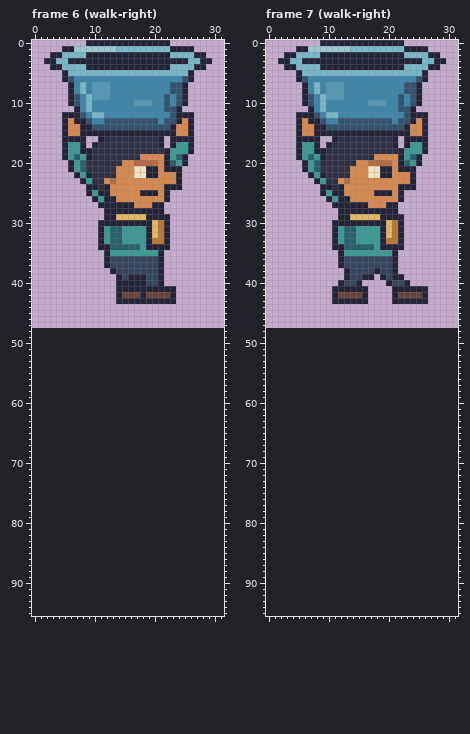
One commit to this pixel-art file: BillusBucket/Assets/Sources/billu-carry.aseprite. Above is the file before it was changed.
32x48 pixels, 24 frames. Shown: frame 6 (walk-right), frame 7 (walk-right). The old version is drawn lined up with the new one, on the new canvas. The commit also changed other frames, which this record leaves out.
The same view after the edit:
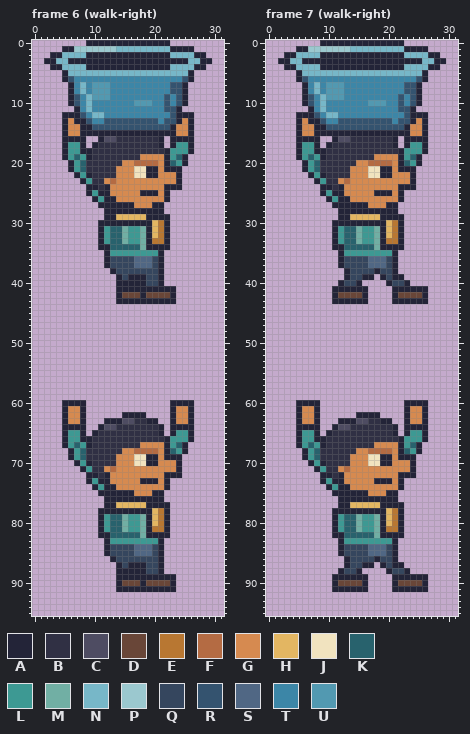
Palette (. is transparent): A #232438  B #303044  C #4e4c62  D #694638  E #b87732  F #b46b43  G #d68a50  H #e3b662  J #f1e3bf  K #28626d  L #3d9993  M #71afa4  N #77b7c8  P #9bc8cf  Q #35465e  R #34536f  S #506784  T #3c86a7  U #5299b1
The exact change:
canvas 32x48 -> 32x96
Changed rows in their new state; - is an unchanged pixel.
Frame 6 (walk-right):
first column x 12:
16 CC
first column x 15:
31 M--M-
32 M--M-
33 M--M-
34 ---M-
36 --SSS
37 --SSS
first column x 5:
60 AAAA--------------AAAA
61 AGGA--------------AGGA
62 AGGA------AAAA----AGGA
63 AGGA---AAACCBBAA--AGGA
64 AAAA--ACCBBBBBBBA-AAAA
65 ALLA-ABBBBBBBBBBA-ALLA
66 ALLAABBBBBBBBBBBBALLLA
67 ALKLABBBBBBBBGGGGALKA-
68 -ALKBBBBBBGGFFFFGAKLA-
69 -ALKBBBBBGGGJJAAGAAA--
70 --ALABBBBGGGJJAAGGGA--
71 ---ALBBGFGGGGGGGGGGA--
72 ----AABAGGGGGGGGGAAA--
73 ----ALAAGGGGGAAAGA----
74 -----ALAAGGGGGGGGA----
75 ------AAAAAAGGGAA-----
76 -------AAAAAAAAAA-----
77 -------AAHHHHHAAAA----
78 ------AAAAAAAAAHEA----
79 ------ALKKMLLMAHEA----
80 ------ALKKMLLMAHEA----
81 ------ALKKMLLMAEEA----
82 ------AAKKKKKMAAAA----
83 -------ALLLLLLLLA-----
84 -------AQQQQSSSQA-----
85 -------AQQQQSSSQA-----
86 --------AQQQQQQQA-----
87 ---------AQAAAQQA-----
88 ---------AAAAAQQA-----
89 ---------AAAAAAAAAA---
90 ---------ADDDADDDDA---
91 ---------AAAAAAAAAA---
Frame 7 (walk-right):
first column x 12:
16 CC
first column x 15:
31 M--M-
32 M--M-
33 M--M-
34 ---M-
36 --SSS
37 --SSS
first column x 5:
60 AAAA--------------AAAA
61 AGGA--------------AGGA
62 AGGA------AAAA----AGGA
63 AGGA---AAACCBBAA--AGGA
64 AAAA--ACCBBBBBBBA-AAAA
65 ALLA-ABBBBBBBBBBA-ALLA
66 ALLAABBBBBBBBBBBBALLLA
67 ALKLABBBBBBBBGGGGALKA-
68 -ALKBBBBBBGGFFFFGAKLA-
69 -ALKBBBBBGGGJJAAGAAA--
70 --ALABBBBGGGJJAAGGGA--
71 ---ALBBGFGGGGGGGGGGA--
72 ----AABAGGGGGGGGGAAA--
73 ----ALAAGGGGGAAAGA----
74 -----ALAAGGGGGGGGA----
75 ------AAAAAAGGGAA-----
76 -------AAAAAAAAAA-----
77 -------AAHHHHHAAAA----
78 ------AAAAAAAAAHEA----
79 ------ALKKMLLMAHEA----
80 ------ALKKMLLMAHEA----
81 ------ALKKMLLMAEEA----
82 ------AAKKKKKMAAAA----
83 -------ALLLLLLLLA-----
84 -------AQQQQSSSQA-----
85 -------AQQQQSSSQA-----
86 --------AQQQQAQQA-----
87 --------AQQAA-AQAA----
88 -------AQQA----AQQA---
89 ------AAAAAA----AAAAAA
90 ------ADDDDA----ADDDDA
91 ------AAAAAA----AAAAAA
Changed places in both pictures, as pixel boxes (x1, y1, x2, y2):
changed: (104, 136, 116, 142)
changed: (122, 226, 152, 268)
added: (62, 400, 194, 592)
changed: (338, 136, 350, 142)
changed: (356, 226, 386, 268)
added: (296, 400, 428, 592)
